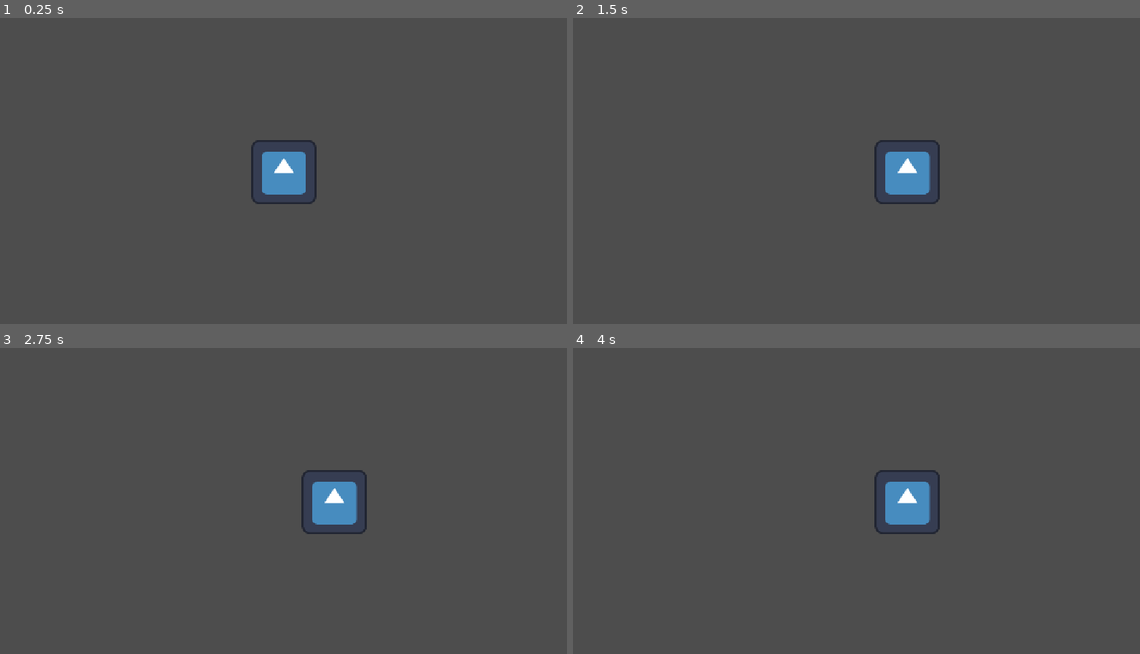
Above: before the commit, frames 1-4 (two rows, left to right).
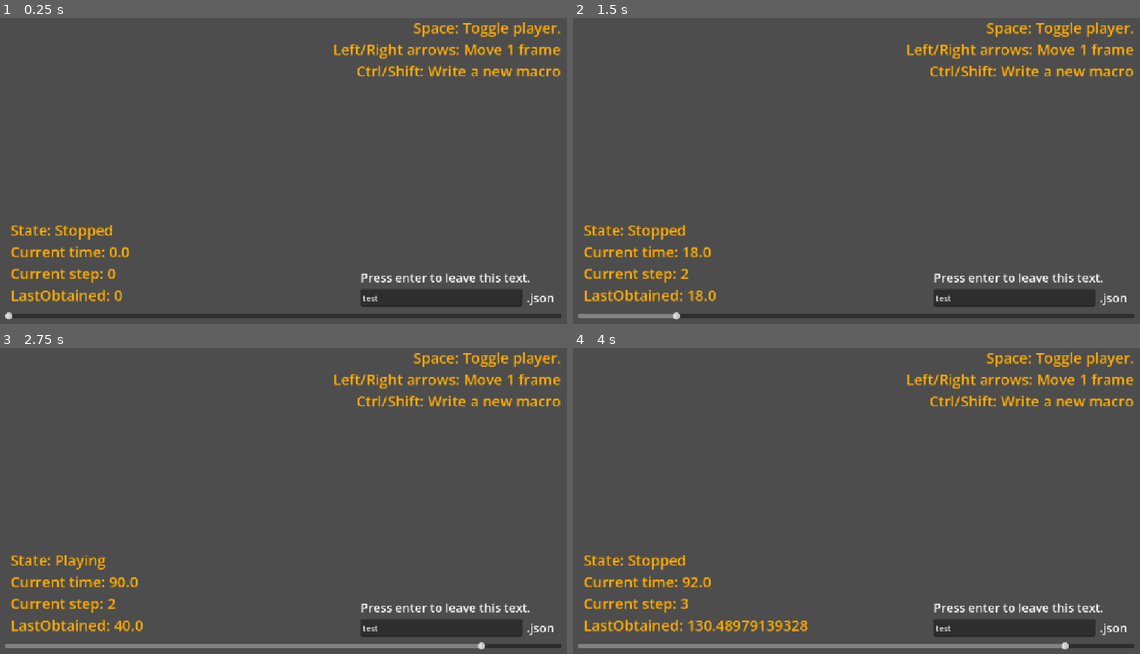
Above: after the commit, the same moments.

Repository: IngRamirezJezhuah/McTlanzGame
Game: Godot game, scene res://scenas/LevelEditor.tscn
Two runs of this game, one before a commit and one after it. Both use one fixed random seed, a clock stepped at 60 frames per second and the inputs below. This scene is started directly instead of the project's main scene. The engine's default icon, where the game draws it, is replaced by a stand-in: a white triangle on a blue panel in a dark square. Sound files missing from this copy of the repository are replaced by a short silence.
Inputs:
- Up to frame 1 (0.25 s): no input
- Up to frame 2 (1.5 s): tap Enter at 0.5, 1.25 s; hold Right 0.53-1.28 s; hold Ctrl 0.53-1.28 s; tap Space at 0.77, 1.07 s; tap Shift at 0.8, 1.35 s; hold Left from 1.28 s (still down)
- Up to frame 3 (2.75 s): tap Space at 1.52, 1.55, 1.82 s; tap Enter at 2 s; release Left at 2.03 s; hold Right from 2.03 s (still down); hold Space from 2.03 s (still down); tap Ctrl at 2.3 s
- Up to frame 4 (4 s): tap Enter at 2.75, 3.5 s; release Space at 2.78 s; tap Ctrl at 2.85 s; tap Space at 3.02, 3.32, 3.77, 3.8 s; tap Shift at 3.05 s; release Right at 3.53 s; hold Left from 3.53 s (still down); hold Shift from 3.53 s (still down)

The runs differ from the first frame. In frame 1, 7.9% of the frame differs, in the area x 0-99%, y 1-99%; in frame 2, 8.0%; in frame 3, 8.0%; in frame 4, 8.4%.

Commit message:
Added new macro recorder

Diff:
--- /dev/null
+++ b/Saves/level.json
@@ -0,0 +1 @@
+[0]
--- /dev/null
+++ b/Saves/test.json
@@ -0,0 +1 @@
+[0]
--- /dev/null
+++ b/Scripts/macro_recorder.gd
@@ -0,0 +1,179 @@
+extends Node
+
+#Esta shit solo funciona a 60 cuadros de momento ._.
+
+#############################
+### Variables & constants ###
+#############################
+var listing = [0];					#La lista de macros. Se meten a un JSON.
+var pressing = false;				#Este es para la tecla que graba macros. Es una mexicanada, si lees el código lo entenderás.
+var gb1fpressed = false;			#Mexicanada pero para el que vuelve un frame.
+var gf1fpressed = false;			#Este es el de arriba pero en vez de volver avanza.
+var start_pause_pressed = false;	#Este creo que se explica solo XD
+var timer = 0.0;					#Es el tiempo transcurrido entre el inicio de la canción y el tiempo actual.
+var last_recorded = 0;				#Este es para mostrar la última macro grabada
+var running = false;				#Aquí verifico si el script corre. Es para reproducción y pausa.
+var printed = true;					#Este es para imprimir en consola. Solo se imprime el json si hay pausa.
+const MAXTIMES = 10;				#La cantidad de veces máxima que se puede esperar a reproducir una canción al avanzar o retroceder por frame.
+var wait_2_times = MAXTIMES;		#La cantidad de vueltas del loop de juego antes de parar una canción por frame.
+var step = 0;						#La macro actual que vas a añadir.
+var MAXWAIT = 60					#La espera máxima para repetir la ida y vuelta por frame.
+var waiter = MAXWAIT;				#La espera para repetir ida y vuelta blah blah blah...
+var last_step = step;				#Este es para saber dónde te quedaste en pasos.
+var moving_slider = true;
+var level_name = "test";
+#Only on ready
+@onready var bgmslid = $bgmslider;	#Mención honorífica a la etiqueta que muestra información útil.
+@onready var lab_ref = $macro_display;	#Mención honorífica a la etiqueta que muestra información útil.
+@onready var mus_ref = $bgm;			#Mención honorífica al nodo de reproducción musical. Es más complejo de lo que se detalla en mi script,
+@onready var get_nam = $LineEdit;			#Mención honorífica al nodo de reproducción musical. Es más complejo de lo que se detalla en mi script,
+# recomiendo consultar la sección de sonidos de godot porque la configuración de sonido es medio rara.
+
+##########################
+### Useless start btw. ###
+##########################
+func _ready() -> void:
+	bgmslid.max_value = mus_ref.stream.get_length()*100;
+	get_nam.text = level_name;
+	pass
+
+#######################################
+### Guardado <arcáico> de archivos. ###
+#######################################
+func save_json():
+	#Lo copié y lo pegué del manual. No se rompió entonces chido.
+	var json_string = JSON.stringify(listing)
+	var json = JSON.new()
+	var error = json.parse(json_string)
+	if error == OK:
+		var data_received = json.data
+		if typeof(data_received) == TYPE_ARRAY:
+			print(data_received) # Prints the array.
+			var savedfile = FileAccess.open("res://Saves/%s.json" % level_name, FileAccess.WRITE)
+			savedfile.store_line(json_string)
+		else:
+			print("Unexpected data")
+	else:
+		print("JSON Parse Error: ", json.get_error_message(), " in ", json_string, " at line ", json.get_error_line())
+
+#######################################################
+### El ciclo de juego (o al menos el de este nodo). ###
+#######################################################
+func _process(_delta: float) -> void:
+	#Dato curioso: Delta es una distancia: el tiempo transcurrido entre el frame actual con respecto al anterior.
+	#Se puede usar para hacer que el juego corra en una papa de manera consistente. OJO: consistente no significa
+	#estable.
+
+	var tempo_key = Input.is_key_pressed(KEY_CTRL) || Input.is_key_pressed(KEY_SHIFT); 	#La tecla para grabar
+	var start_pause = Input.is_key_pressed(KEY_SPACE);									#La tecla para pausar
+	var go_back_1_frame = Input.is_key_pressed(KEY_LEFT);								#La tecla del viajero en el tiempo
+	var go_towards_1_frame = Input.is_key_pressed(KEY_RIGHT);							#Marty, tenemos que volver al futuro.
+
+	level_name = get_nam.text
+
+	if (start_pause):					#Si se presiona la tecla de pausa
+		if (!start_pause_pressed): 		#y si no había sido presionada antes
+			running = !running;			#entonces haz que el programa corra o se pause inversamente.
+			start_pause_pressed = true;	#Recuerda marcar que ya se presionó esta tecla
+	else:								#Si sueltas la tecla
+		start_pause_pressed = false		#La tecla ya no está pulsada.
+
+	if (waiter == 0):		#Si la espera concluyó...
+		gb1fpressed = false	#...quita los límites para ir al pasado
+		gf1fpressed = false	#y al futuro
+
+	if (go_back_1_frame):		#Si presionas ir atrás un frame
+		if (wait_2_times > 0):	#y la espera es mayor a cero
+			wait_2_times-=1;	#resta a la espera un frame
+		if (wait_2_times == 0):	#pero si es 0
+			mus_ref.stop();		#detén la música.
+
+		if (waiter > 0):
+			waiter-=1;
+			if (wait_2_times == 0):
+				wait_2_times = MAXTIMES
+
+		if (!gb1fpressed):
+			timer -= 1;
+			bgmslid.value = timer;
+			if (timer < 0):
+				timer = 0;
+			mus_ref.play(timer/100);
+			if (len(listing) != 0):
+				step = clamp(step, 0.0, len(listing)-1)
+				if (timer < listing[step]):
+					step -= 1;
+			gb1fpressed = true;
+
+	else:
+		if (!go_towards_1_frame):
+			wait_2_times = MAXTIMES;
+			waiter = MAXWAIT
+		gb1fpressed = false;
+
+	if (go_towards_1_frame):
+		if (wait_2_times > 0):
+			wait_2_times-=1;
+		if (wait_2_times == 0):
+			mus_ref.stop();
+
+		if (waiter > 0):
+			waiter-=1;
+			if (wait_2_times == 0):
+				wait_2_times = MAXTIMES
+
+		if (!gf1fpressed):
+			timer += 1;
+			bgmslid.value = timer;
+			mus_ref.play(timer/100);
+			if (len(listing) != 0):
+				step = clamp(step, 0.0, len(listing)-1)
+				if (timer == listing[clamp(step+1, 0.0, len(listing)-1)]):
+					step += 1;
+			gf1fpressed = true;
+	else:
+		if (!go_back_1_frame):
+			wait_2_times = MAXTIMES;
+			waiter = MAXWAIT
+		gf1fpressed = false;
+
+	if (running):
+
+		if (len(listing) == 0):
+			listing = [0.0];
+			step = 0;
+
+		if (step < len(listing)-1):
+			if (timer == listing[clamp(step+1, 0, len(listing)-1)]):
+				step+=1;
+
+		timer+=1;
+		printed = false;
+		if (!mus_ref.playing):
+			mus_ref.play(timer/100);
+
+		bgmslid.value = timer;
+	else:
+		if bgmslid.value_changed:
+			timer = bgmslid.value;
+
+		if (!printed):
+			save_json()
+			printed = true
+		if (!go_back_1_frame && !go_towards_1_frame):
+			mus_ref.stop()
+
+	if (tempo_key):
+		if (!pressing):
+			if (timer != listing[step]):
+				listing.append(timer)
+				step += 1;
+				last_recorded = timer;
+				pressing = true;
+			else:
+				listing[step+1] = timer
+	else:
+		pressing = false;
+
+	#Aquí solo es información DEBUG resumida. Más simple, ¿no?
+	lab_ref.text = "State: %s\nCurrent time: %s\nCurrent step: %s\nLastObtained: %s" % ["Playing" if running else "Stopped", timer, step, last_recorded];
--- a/Scripts/rythm_lvl_recorder.gd
+++ /dev/null
@@ -1,37 +0,0 @@
-extends RigidBody2D
-var xpos = 0.0
-var mysprite = Sprite2D
-var pressed = false
-var pos = 0.0;
-var key_l = 0.0;
-var key_r = 0.0;
-var key_u = 0.0;
-var key_d = 0.0;
-# Called when the node enters the scene tree for the first time.
-func _ready() -> void:
-	pass
-
-func loop_value(value:float, minv:float, maxv:float):
-	var dist = (maxv - minv)+1
-	if (value > maxv): value -= dist
-	if (value < minv): value += dist
-	return value
-
-# Called every frame. 'delta' is the elapsed time since the previous frame.
-func _process(delta: float) -> void:
-	key_l = 1.0 if Input.is_key_pressed(KEY_LEFT) else 0.0
-	key_r = 1.0 if Input.is_key_pressed(KEY_RIGHT) else 0.0
-
-	if (key_r - key_l != 0):
-		if (!pressed):
-			pos += key_r-key_l
-			pressed = true
-		pass
-	else:
-		pressed = false
-
-	pos = loop_value(pos, -1.0, 1.0)
-
-	xpos = lerp(xpos, pos*100, 0.2)
-	position.x = xpos
-	pass
--- /dev/null
+++ b/scenas/LevelEditor.gdshader
@@ -0,0 +1,13 @@
+shader_type canvas_item;
+
+void vertex() {
+	// Called for every vertex the material is visible on.
+}
+
+void fragment() {
+}
+
+//void light() {
+//	// Called for every pixel for every light affecting the CanvasItem.
+//	// Uncomment to replace the default light processing function with this one.
+//}
--- a/scenas/LevelEditor.tscn
+++ b/scenas/LevelEditor.tscn
@@ -1,29 +1,69 @@
 [gd_scene format=3 uid="uid://blxc3wkn2201"]
 
-[ext_resource type="Script" uid="uid://67du1w22b8w6" path="res://Scripts/rythm_lvl_recorder.gd" id="1_780f2"]
-[ext_resource type="Texture2D" uid="uid://cgpuv2tx6rvhh" path="res://icon.svg" id="1_uqaf5"]
-
-[sub_resource type="RectangleShape2D" id="RectangleShape2D_oobrl"]
-size = Vector2(128, 128)
-
-[sub_resource type="RectangleShape2D" id="RectangleShape2D_u1h5w"]
-size = Vector2(1145, 205)
+[ext_resource type="Script" uid="uid://67du1w22b8w6" path="res://Scripts/macro_recorder.gd" id="1_uqaf5"]
+[ext_resource type="AudioStream" uid="uid://b4008ky4xwqse" path="res://Audio/1280936_i9incher---Drift.mp3" id="2_780f2"]
 
 [node name="LevelEditor" type="Node2D" unique_id=1084586378]
 
-[node name="RigidBody2D" type="RigidBody2D" parent="." unique_id=1275379497]
-script = ExtResource("1_780f2")
+[node name="Recorder" type="Node" parent="." unique_id=1964488840]
+script = ExtResource("1_uqaf5")
 
-[node name="Sprite2D" type="Sprite2D" parent="RigidBody2D" unique_id=364223171]
-texture = ExtResource("1_uqaf5")
+[node name="bgm" type="AudioStreamPlayer2D" parent="Recorder" unique_id=1463682370]
+stream = ExtResource("2_780f2")
 
-[node name="CollisionShape2D" type="CollisionShape2D" parent="RigidBody2D" unique_id=1493880650]
-shape = SubResource("RectangleShape2D_oobrl")
+[node name="macro_display" type="Label" parent="Recorder" unique_id=1240807056]
+offset_left = -541.0
+offset_top = -283.0
+offset_right = -221.0
+offset_bottom = 264.0
+theme_override_colors/font_color = Color(1, 0.6784314, 0, 1)
+theme_override_font_sizes/font_size = 29
+text = "Fancy Macro Debugger"
+vertical_alignment = 2
+
+[node name="macro_display" type="Label" parent="Recorder/macro_display" unique_id=768234925]
+layout_mode = 0
+offset_left = 638.0
+offset_top = -23.0
+offset_right = 1089.0
+offset_bottom = 103.0
+theme_override_colors/font_color = Color(1, 0.6784314, 0, 1)
+theme_override_font_sizes/font_size = 29
+text = "Space: Toggle player.
+Left/Right arrows: Move 1 frame
+Ctrl/Shift: Write a new macro"
+horizontal_alignment = 2
+
+[node name="bgmslider" type="HSlider" parent="Recorder" unique_id=2014910217]
+offset_left = -552.0
+offset_top = 264.0
+offset_right = 550.0
+offset_bottom = 306.0
+
+[node name="LineEdit" type="LineEdit" parent="Recorder" unique_id=2016248616]
+offset_left = 152.0
+offset_top = 232.0
+offset_right = 472.0
+offset_bottom = 267.0
+focus_mode = 1
+placeholder_text = "Write level name here"
+select_all_on_focus = true
+caret_blink = true
+
+[node name="levelMessage" type="Label" parent="Recorder" unique_id=186179570]
+offset_left = 152.0
+offset_top = 192.0
+offset_right = 424.0
+offset_bottom = 231.0
+theme_override_font_sizes/font_size = 24
+text = "Press enter to leave this text."
+
+[node name="file_ext" type="Label" parent="Recorder" unique_id=1804221071]
+offset_left = 480.0
+offset_top = 232.0
+offset_right = 544.0
+offset_bottom = 271.0
+theme_override_font_sizes/font_size = 24
+text = ".json"
 
 [node name="Camera2D" type="Camera2D" parent="." unique_id=1973484580]
-
-[node name="StaticBody2D" type="StaticBody2D" parent="." unique_id=1762082496]
-
-[node name="CollisionShape2D" type="CollisionShape2D" parent="StaticBody2D" unique_id=710738498]
-position = Vector2(-2.5, 215.5)
-shape = SubResource("RectangleShape2D_u1h5w")
Not shown, added: Audio/1280936_i9incher---Drift.mp3.import
Renamed: Scripts/rythm_lvl_recorder.gd.uid -> Scripts/macro_recorder.gd.uid
Not shown, added: scenas/LevelEditor.gdshader.uid
Not shown, added: Audio/1280936_i9incher---Drift.mp3
